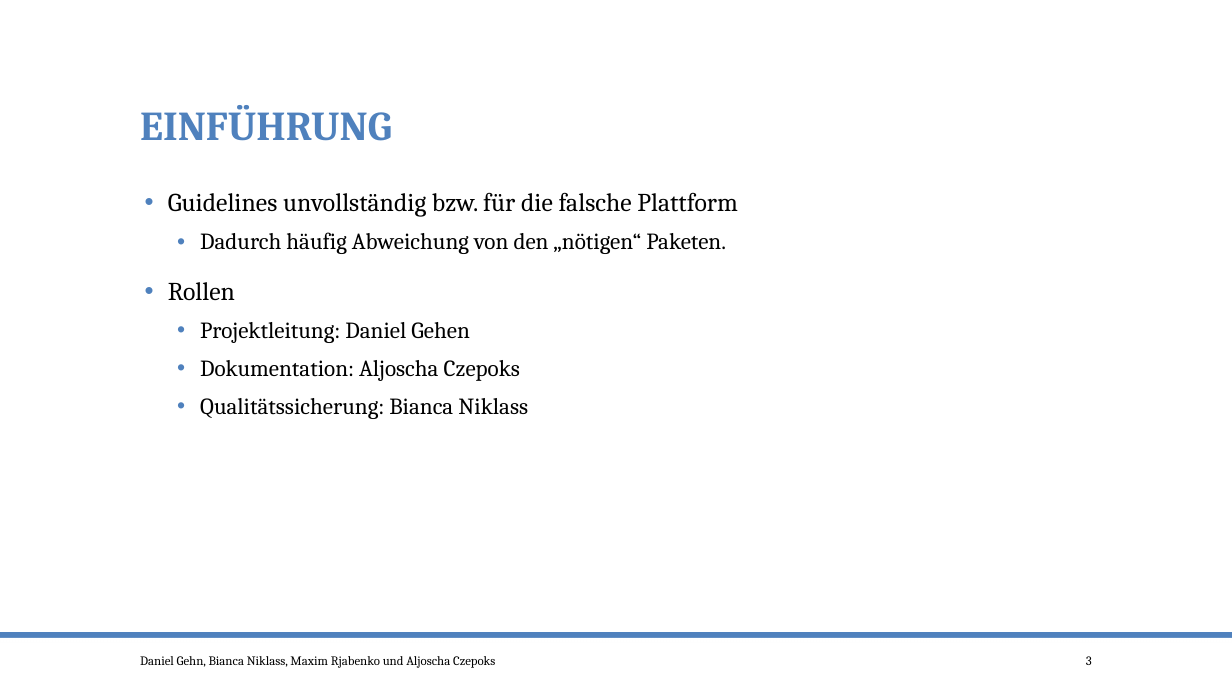
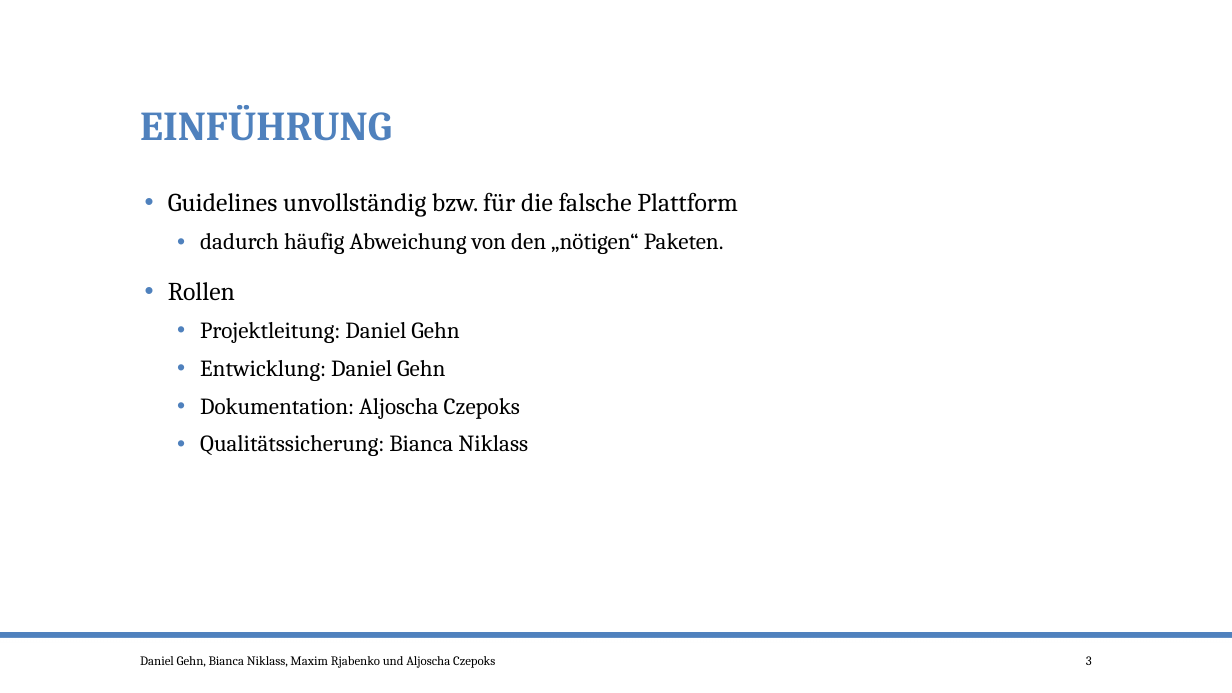
Before and after one commit to po-test-ws-2015/test-cycle, a slide deck: slide 3 of TestenMileStone1.pptx. Drawn at 1232x693 pixels with LibreOffice and Linux fonts; fonts in the diff are those of the drawing. Boxes give left, top, right and bottom in pixels: in the first picture for what was removed or moved away, otherwise in the second. Text is boxed around its words. In the diff, an @@ line names an element or a change of style, - is before the commit and + after.

```diff
--- a/TestenMileStone1.pptx
+++ b/TestenMileStone1.pptx
@@ text at (200, 232, 724, 254): text changed @@
-  • Dadurch häufig Abweichung von den „nötigen“ Paketen.
+  • dadurch häufig Abweichung von den „nötigen“ Paketen.
@@ text at (200, 322, 459, 381): text changed @@
-  • Projektleitung: Daniel Gehen
+  • Projektleitung: Daniel Gehn
+  • Entwicklung: Daniel Gehn
```
Also in this commit, not shown: 1 other slide changed.
